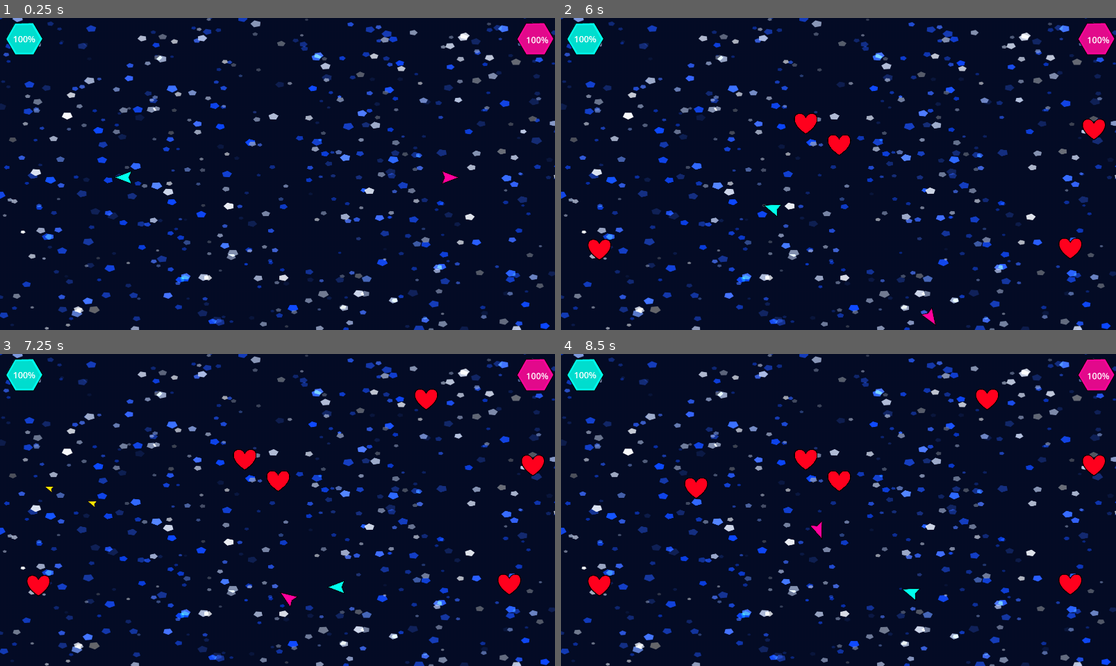
Above: before the commit, frames 1-4 (two rows, left to right).
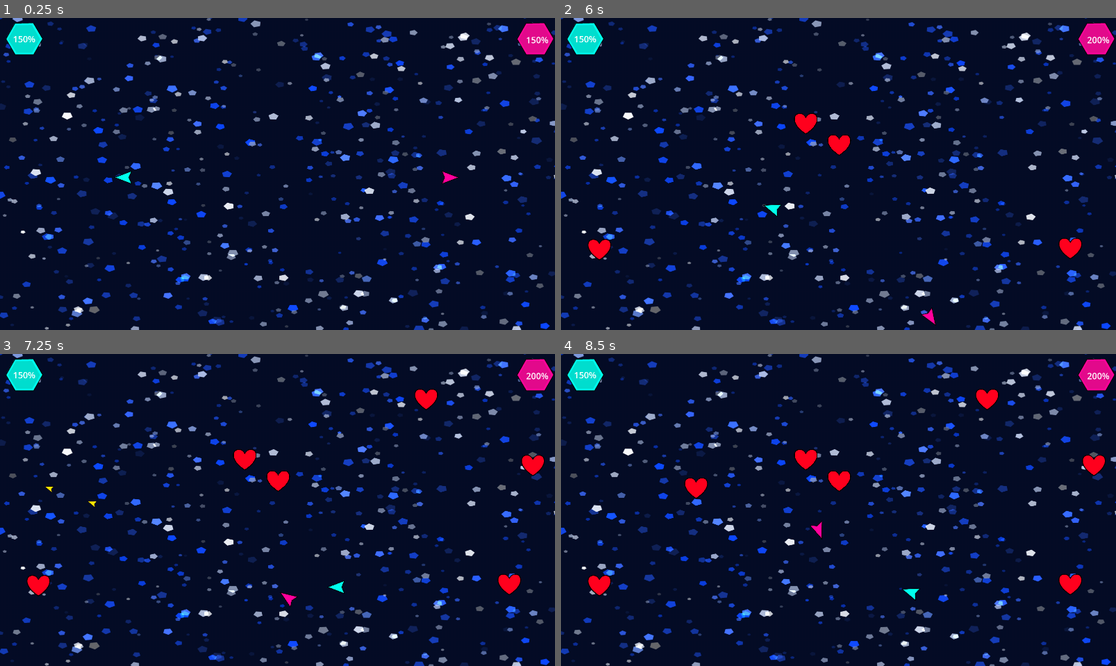
Above: after the commit, the same moments.

Repository: Jsadul/Retro-shooter
Game: Godot game, scene res://Scenes/game.tscn
The game is run twice, just before and just after one commit, with the same random seed, the same clock (stepped at 60 frames per second) and the same inputs.
Inputs:
- Up to frame 1 (0.25 s): no input
- Up to frame 2 (6 s): tap Enter at 0.5, 5.75 s; hold Right (ui_right) 0.53-1.28 s; tap A (A) at 0.6, 2.3, 2.85, 4.55 s; tap D (D) at 0.8, 1.35, 3.05, 3.6, 5.3 s; hold Down (ui_down) 1.28-2.03 s; tap S (S) at 1.55, 2.1, 3.8, 4.35 s; hold Right (ui_right) 2.03-2.78 s; hold Up (ui_up) 2.78-3.53 s; hold Left (ui_left) 3.53-5.03 s; tap Space (shoot) at 4.25 s; hold Down (ui_down) 5.03-5.78 s; tap Shift (Shoot_2) at 5.1 s; hold Right (ui_right) from 5.78 s (still down); tap W (W) at 5.85 s
- Up to frame 3 (7.25 s): tap S (S) at 6.05 s; tap Space (shoot) at 6.5, 6.6 s; release Right (ui_right) at 6.53 s; hold Up (ui_up) from 6.53 s (still down); tap A (A) at 6.8 s
- Up to frame 4 (8.5 s): release Up (ui_up) at 7.28 s; hold Right (ui_right) 7.28-8.03 s; tap A (A) at 7.35 s; tap D (D) at 7.55, 8.1 s; hold Down (ui_down) from 8.03 s (still down); tap S (S) at 8.3 s

The runs differ from the first frame. In frame 1, less than 0.1% of the frame differs, in the area x 3-97%, y 5-9%; in frame 2, 0.2%, in the area x 3-99%, y 5-40%; in frame 3, less than 0.1%; in frame 4, less than 0.1%.

Commit message:
health system
added the health system

Diff:
--- a/Scenes/bullet.tscn
+++ b/Scenes/bullet.tscn
@@ -4,6 +4,7 @@
 [ext_resource type="Texture2D" uid="uid://chtrei7h22de" path="res://Assets/Yellow.png" id="2_oduel"]
 
 [node name="Bullet" type="Area2D" unique_id=339058199]
+collision_layer = 2
 script = ExtResource("1_oduel")
 
 [node name="Sprite2D" type="Sprite2D" parent="." unique_id=1050722412]
--- a/Scenes/heal.tscn
+++ b/Scenes/heal.tscn
@@ -2,6 +2,9 @@
 
 [ext_resource type="Texture2D" uid="uid://dgoc43oxm66lr" path="res://Assets/Heal.png" id="1_2bthj"]
 [ext_resource type="Script" uid="uid://chi8kg8krbfl4" path="res://Scripts/heal.gd" id="1_vfgpi"]
+
+[sub_resource type="RectangleShape2D" id="RectangleShape2D_vbhc8"]
+size = Vector2(98, 90)
 
 [node name="Heal" type="Area2D" unique_id=1703960650]
 script = ExtResource("1_vfgpi")
@@ -11,5 +14,8 @@
 scale = Vector2(0.2, 0.2)
 texture = ExtResource("1_2bthj")
 
-[node name="CollisionShape2D" type="CollisionShape2D" parent="." unique_id=272217589]
-z_index = 2
+[node name="CollisionShape2D" type="CollisionShape2D" parent="." unique_id=2085696427]
+position = Vector2(80, 72)
+shape = SubResource("RectangleShape2D_vbhc8")
+
+[connection signal="area_entered" from="." to="." method="_on_area_entered"]
--- a/Scenes/player_1.tscn
+++ b/Scenes/player_1.tscn
@@ -11,6 +11,7 @@
 
 [node name="Player1" type="CharacterBody2D" unique_id=1007187380]
 position = Vector2(0, 2)
+collision_layer = 3
 script = ExtResource("1_tmdyv")
 bullet = ExtResource("2_p0e4v")
 
@@ -20,6 +21,7 @@
 texture = ExtResource("2_tmdyv")
 
 [node name="CollisionPolygon2D" type="CollisionPolygon2D" parent="." unique_id=1249072119]
+visible = false
 rotation = 1.5707964
 scale = Vector2(0.5, 0.5)
 polygon = PackedVector2Array(0, -48, -40, 59, 0, 42, 41, 59)
@@ -86,4 +88,13 @@
 scale_amount_max = 8.0
 color = Color(0.3498241, 3.730133e-07, 0.20380312, 1)
 
+[node name="HealDitect" type="Area2D" parent="." unique_id=1889311826]
+
+[node name="CollisionPolygon2D2" type="CollisionPolygon2D" parent="HealDitect" unique_id=985503099]
+position = Vector2(-4, 0)
+rotation = 1.5707964
+scale = Vector2(0.7, 0.7)
+polygon = PackedVector2Array(0, -48, -40, 59, 0, 42, 41, 59)
+
 [connection signal="area_entered" from="Area2D" to="." method="_on_area_2d_area_entered"]
+[connection signal="area_entered" from="HealDitect" to="." method="_on_heal_ditect_area_entered"]
--- a/Scenes/player_2.tscn
+++ b/Scenes/player_2.tscn
@@ -11,6 +11,7 @@
 
 [node name="Player2" type="CharacterBody2D" unique_id=1007187380]
 position = Vector2(20, 0)
+collision_layer = 3
 script = ExtResource("1_cgts5")
 bullet = ExtResource("2_eus2p")
 
@@ -80,3 +81,13 @@
 scale_amount_min = 4.0
 scale_amount_max = 8.0
 color = Color(6.738305e-07, 0.2746303, 0.25380066, 1)
+
+[node name="HealDitect" type="Area2D" parent="." unique_id=1477936029]
+
+[node name="CollisionPolygon2D2" type="CollisionPolygon2D" parent="HealDitect" unique_id=1189603279]
+position = Vector2(-4, 0)
+rotation = 1.5707964
+scale = Vector2(0.7, 0.7)
+polygon = PackedVector2Array(0, -48, -40, 59, 0, 42, 41, 59)
+
+[connection signal="area_entered" from="HealDitect" to="." method="_on_heal_ditect_area_entered"]
--- a/Scripts/heal.gd
+++ b/Scripts/heal.gd
@@ -1 +1,6 @@
 extends Area2D
+
+
+
+func _on_area_entered(area: Area2D) -> void:
+	pass
--- a/Scripts/player_1.gd
+++ b/Scripts/player_1.gd
@@ -12,13 +12,14 @@
 @export var bullet : PackedScene
 @export var max_health = 100
 @export var health = 0
-@export var damage = -5
+@export var damage = 5
 var recoil_strength = 1200
 var rotation_direction = 0
 var recoil_velocity = Vector2.ZERO
 
 func _process(delta: float) -> void:
-	pass
+	$CanvasLayer/Hex_bar.value = health
+	$CanvasLayer/Hex_bar/Hex_lable.text = str(health) + "%"
 
 func _physics_process(delta):
 	get_input()
@@ -49,7 +50,10 @@
 	$CPUParticles2D.global_rotation = bullet.global_rotation
 	$CPUParticles2D.restart()
 	print(name, " hit, health: ", health)
-	$CanvasLayer/Hex_bar.value = health
-	$CanvasLayer/Hex_bar/Hex_lable.text = str(health) + "%"
 	if health < 1:
 		queue_free()
+
+func _on_heal_ditect_area_entered(area: Area2D) -> void:
+	health += 50
+	print("heal")
+	area.queue_free()
--- a/Scripts/player_2.gd
+++ b/Scripts/player_2.gd
@@ -12,12 +12,14 @@
 @export var bullet : PackedScene
 @export var max_health = 100
 @export var health = 0
-@export var damage = -5
+@export var damage = 5
 var recoil_strength = 1200
-
 var rotation_direction = 0
 var recoil_velocity = Vector2.ZERO
 
+func _process(delta: float) -> void:
+	$CanvasLayer/Hex_bar.value = health
+	$CanvasLayer/Hex_bar/Hex_lable.text = str(health) + "%"
 
 func _physics_process(delta):
 	get_input()
@@ -39,6 +41,7 @@
 	$CanvasLayer/Hex_bar.value = max_health
 	health = max_health
 	$CanvasLayer/Hex_bar/Hex_lable.text = str(health) + "%"
+
 func take_hit(bullet):
 	hit.emit(bullet)
 
@@ -47,7 +50,10 @@
 	$CPUParticles2D.global_rotation = bullet.global_rotation
 	$CPUParticles2D.restart()
 	print(name, " hit, health: ", health)
-	$CanvasLayer/Hex_bar.value = health
-	$CanvasLayer/Hex_bar/Hex_lable.text = str(health) + "%"
 	if health < 1:
 		queue_free()
+
+func _on_heal_ditect_area_entered(area: Area2D) -> void:
+	health += 50
+	print("heal")
+	area.queue_free()
--- a/project.godot
+++ b/project.godot
@@ -74,6 +74,12 @@
 ]
 }
 
+[layer_names]
+
+2d_render/layer_1="player"
+2d_render/layer_2="bullets"
+2d_render/layer_3="heal"
+
 [physics]
 
 3d/physics_engine="Jolt Physics"
